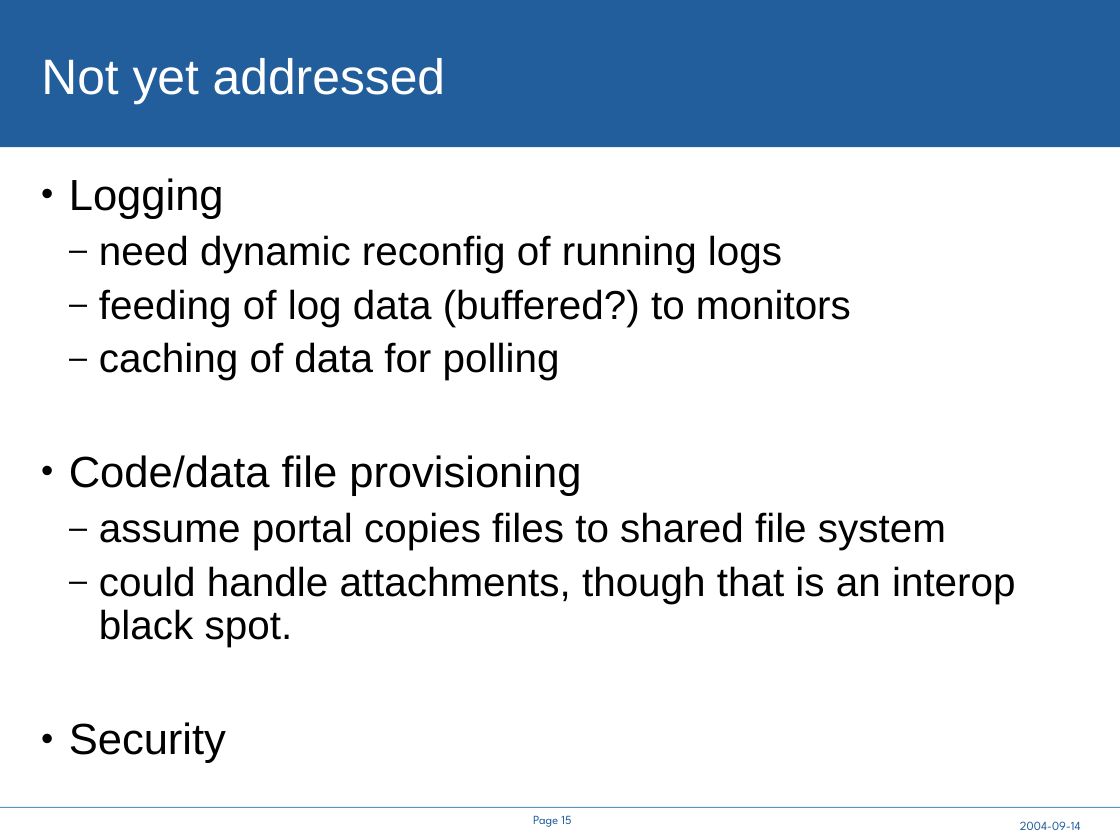
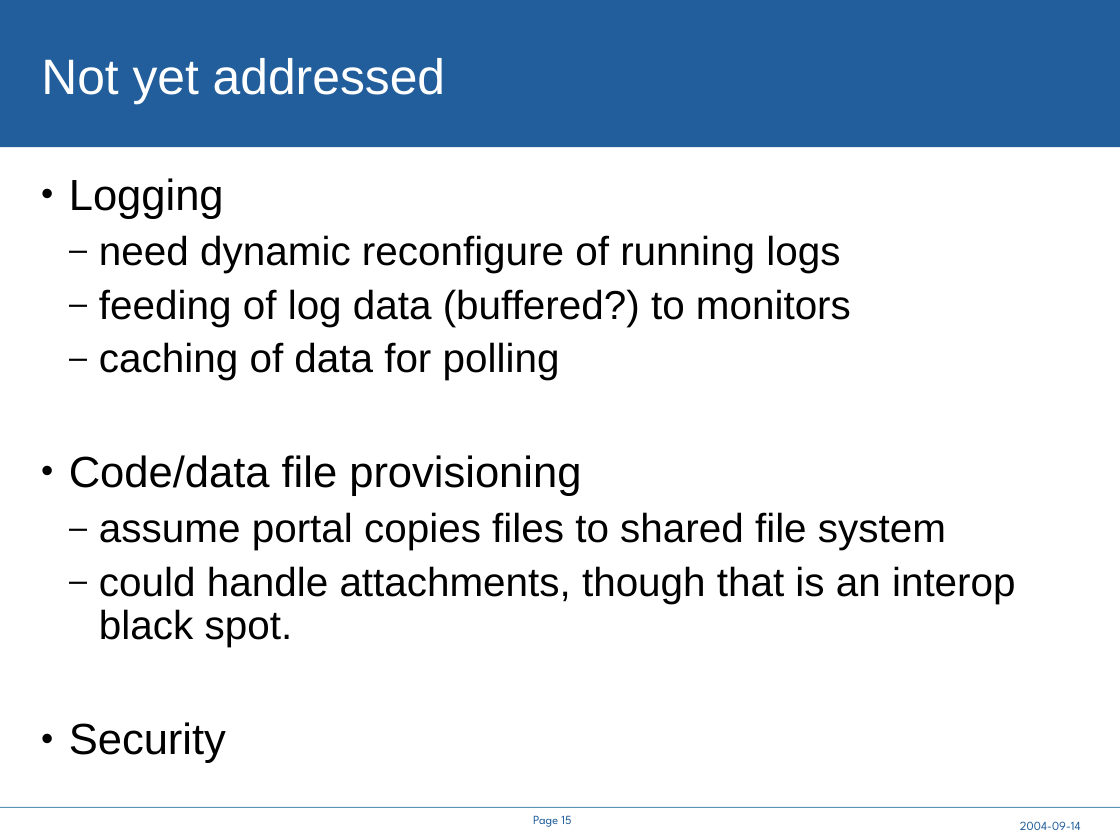
Before and after one commit to steveloughran/smartfrog, a slide deck: slide 15 of core/components/cddlm/doc/A Service API for deployment.ppt. Drawn at 1120x840 pixels with LibreOffice and Linux fonts; fonts in the diff are those of the drawing; background and template pictures are left out. Boxes give left, top, right and bottom in pixels: in the first picture for what was removed or moved away, otherwise in the second. Text is boxed around its words. In the diff, an @@ line names an element or a change of style, - is before the commit and + after.

```diff
--- a/core/components/cddlm/doc/A Service API for deployment.ppt
+++ b/core/components/cddlm/doc/A Service API for deployment.ppt
@@ text at [99, 235, 840, 273]: text changed @@
-  – need dynamic reconfig of running logs
+  – need dynamic reconfigure of running logs
```
Also in this commit, not shown: 11 other slides changed, 1 slide added, 1 slide removed, 7 other files.
